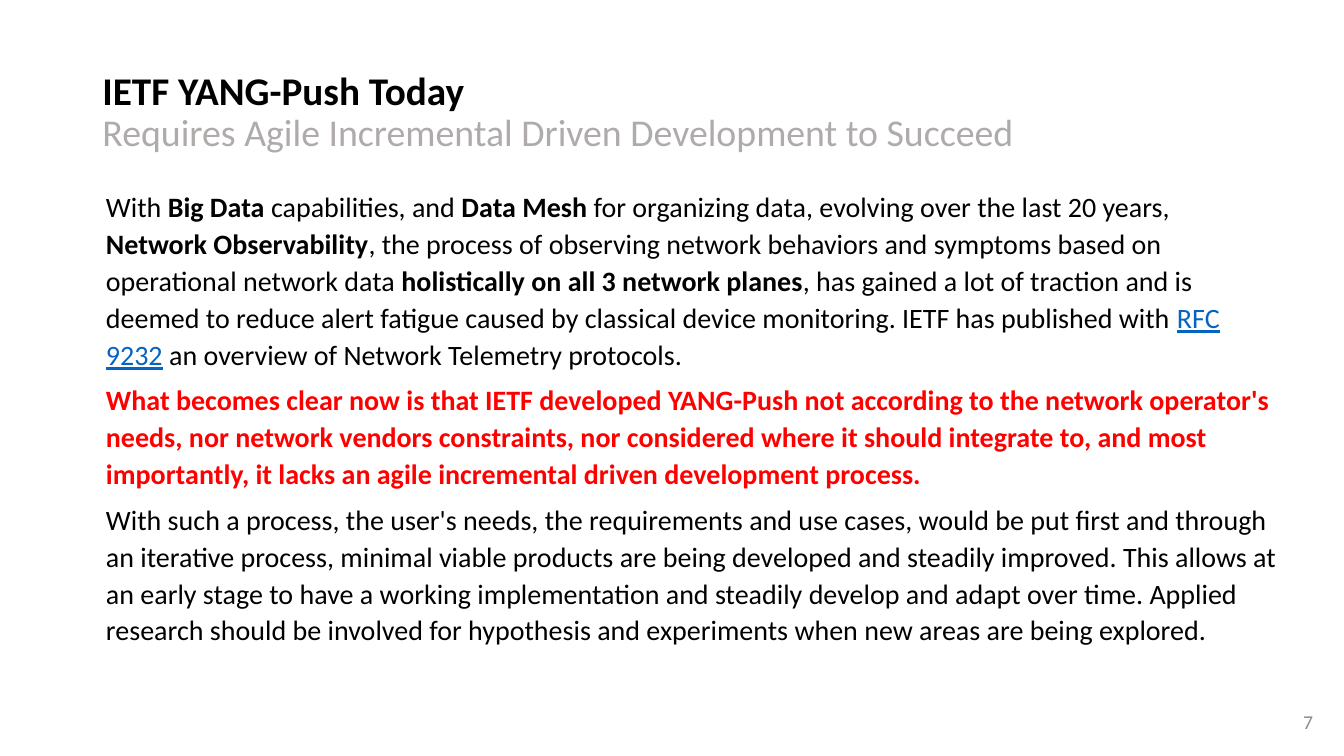
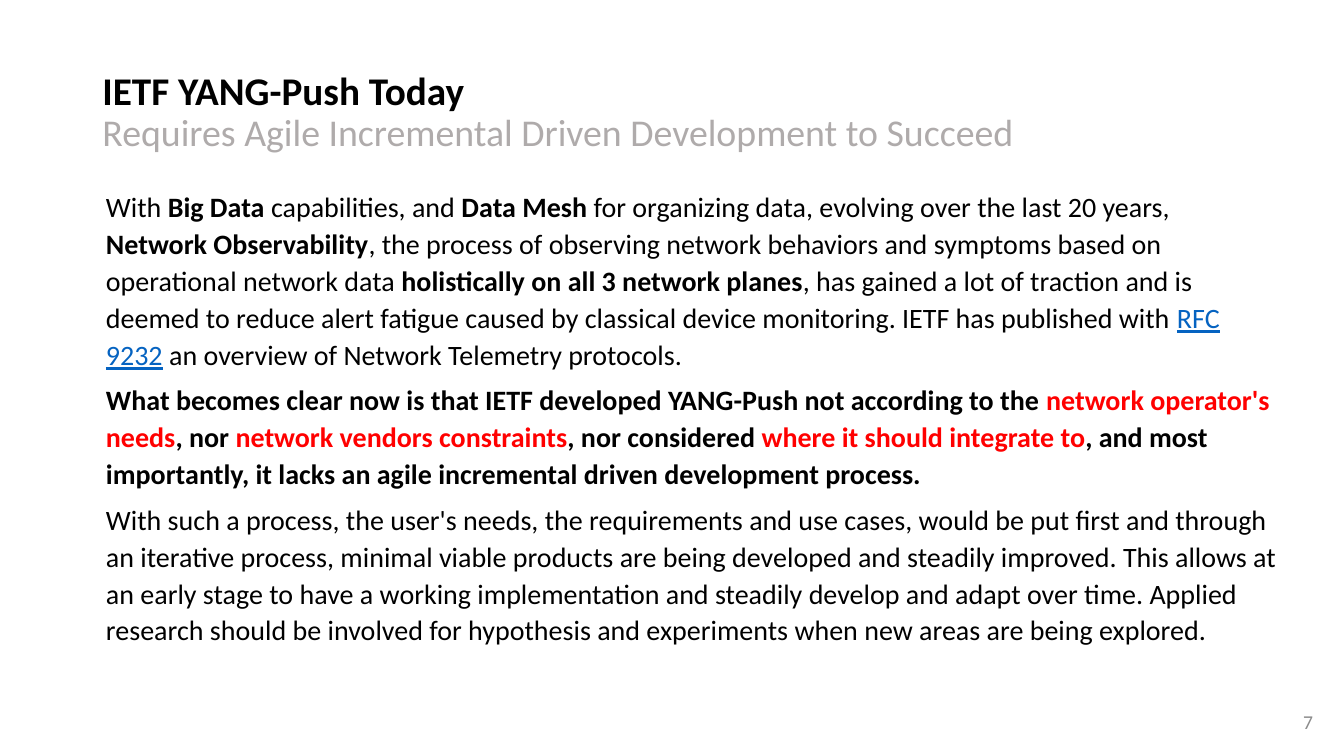
Before and after one commit to network-analytics/ietf-network-analytics-document-status, a slide deck: slide 7 of 122/NEMOPS/IAB NEMOPS - YANG-Push - Agile Incremental Driven Development.pptx. Drawn at 1344x756 pixels with LibreOffice and Linux fonts; fonts in the diff are those of the drawing. Boxes give left, top, right and bottom in pixels: in the first picture for what was removed or moved away, otherwise in the second. Text is boxed around its words. In the diff, an @@ line names an element or a change of style, - is before the commit and + after.

```diff
--- a/122/NEMOPS/IAB NEMOPS - YANG-Push - Agile Incremental Driven Development.pptx
+++ b/122/NEMOPS/IAB NEMOPS - YANG-Push - Agile Incremental Driven Development.pptx
@@ text at bbox=[106, 390, 1269, 489]: text colour #FF0000 to #000000 in "What becomes clear now is that IETF ..." @@
```
Also in this commit, not shown: 3 other slides changed, 1 other file.
